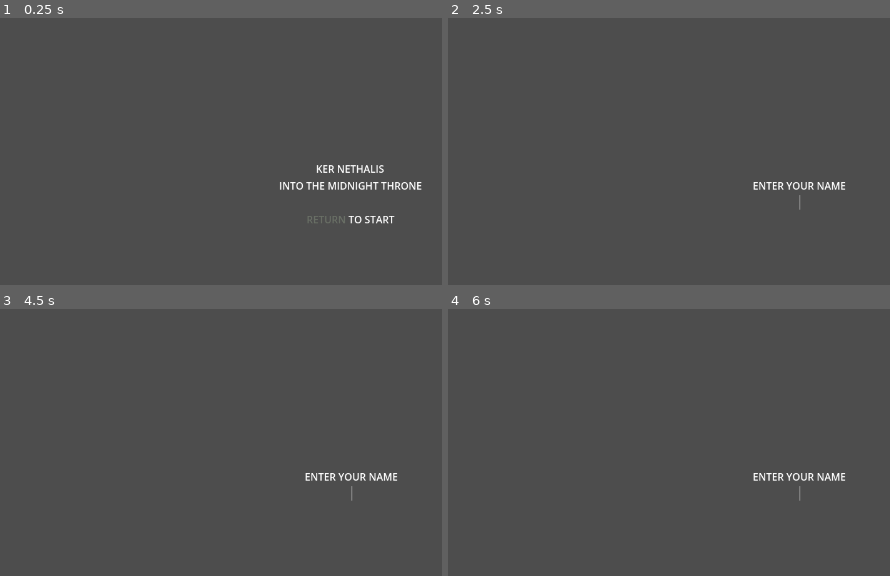
Above: before the commit, frames 1-4 (two rows, left to right).
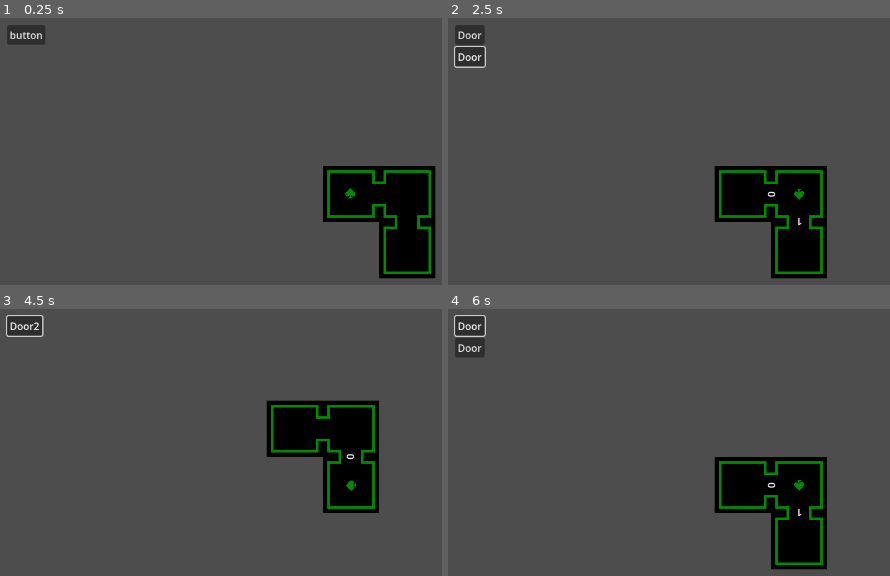
Above: after the commit, the same moments.

Repository: rainbowd-ash/ker_nethalas
Game: Godot game, scene res://dungeon/dungeon.tscn
Same seed, same stepped clock (60 frames per second), same inputs: the game is played once before the commit and once after it. Before the commit the project starts from res://character_creation/title.tscn.
Inputs (mouse positions are in pixels of both pictures, inside the frame that each line leads up to):
- Up to frame 1 (0.25 s): no input
- Up to frame 2 (2.5 s): click (474, 34) at 0.5 s, where only the run after the commit has a clickable "button"; tap Enter (ui_accept) at 1.25, 1.52, 2, 2.27 s; hold Up (ui_up) 1.28-2.03 s; hold Down (ui_down) from 2.03 s (still down)
- Up to frame 3 (4.5 s): release Down (ui_down) at 2.75 s; click (22, 325) at 2.75 s, where only the run after the commit has a clickable "Door"; click (22, 325) at 3.5 s, where only the run after the commit has a clickable "Door"; click (22, 349) at 4.25 s, where only the run after the commit has a clickable "Door"
- Up to frame 4 (6 s): click (474, 325) at 5 s, where only the run after the commit has a clickable "Door2"; tap Enter (ui_accept) at 5.75 s; hold Up (ui_up) from 5.78 s (still down)

The runs differ from the first frame. In frame 1, 8.8% of the frame differs, in the area x 1-99%, y 2-98%; in frame 2, 9.0%, in the area x 1-90%, y 2-98%; in frame 3, 8.7%; in frame 4, 9.0%.

Commit message:
dungeon partially implemented

Diff:
--- /dev/null
+++ b/dungeon/Door.gd
@@ -0,0 +1,10 @@
+extends Area2D
+class_name Door
+
+# return door node that is overlapping
+func get_paired_door():
+	if has_overlapping_areas():
+		return get_overlapping_areas()[0]
+
+func set_label(text : String):
+	$Label.set_text(text)
--- /dev/null
+++ b/dungeon/DungeonCamera.gd
@@ -0,0 +1,7 @@
+extends Camera2D
+class_name DungeonCamera
+
+@export var pawn : Node
+
+func _on_dungeon_moved_through_door():
+	set_global_position(pawn.get_global_position())
--- /dev/null
+++ b/dungeon/Room.gd
@@ -0,0 +1,11 @@
+extends Sprite2D
+class_name Room
+
+func get_doors():
+	var return_array = []
+	for child in get_children():
+		if child is Door:
+			# MAJOR ASSUMPTION ALERT
+			# A DOOR WILL ONLY EVER COLIDE WITH ONE OTHER DOOR????
+			return_array.push_back(child.get_paired_door())
+	return return_array
--- /dev/null
+++ b/dungeon/RoomButton.gd
@@ -0,0 +1,9 @@
+extends Button
+class_name RoomButton
+
+signal door_selected(door : Door)
+
+var door : Door
+
+func _on_pressed():
+	door_selected.emit(door)
--- /dev/null
+++ b/dungeon/RoomSelection.gd
@@ -0,0 +1,27 @@
+extends Control
+class_name RoomSelector
+
+@onready var dungeon = get_node("/root/Dungeon")
+@onready var room_button = load("res://dungeon/room_button.tscn")
+
+
+func update_selector():
+	for child in $VBoxContainer.get_children():
+		child.queue_free()
+	for door in dungeon.get_doors():
+		var button = room_button.instantiate()
+		button.door_selected.connect(_on_button_door_selected)
+		button.set_text(door.name)
+		button.door = door
+		$VBoxContainer.add_child(button)
+		button.grab_focus()
+
+func _on_dungeon_moved_through_door():
+	update_selector()
+
+func _on_button_door_selected(door : Door):
+	dungeon.move_through_door(door)
+
+
+func _on_timer_timeout():
+	update_selector()
--- /dev/null
+++ b/dungeon/door.tscn
@@ -0,0 +1,26 @@
+[gd_scene load_steps=3 format=3 uid="uid://bhnd0gvsy6ig1"]
+
+[ext_resource type="Script" path="res://dungeon/Door.gd" id="1_nydye"]
+
+[sub_resource type="RectangleShape2D" id="RectangleShape2D_dor5m"]
+
+[node name="Door" type="Area2D"]
+z_index = 10
+script = ExtResource("1_nydye")
+
+[node name="CollisionShape2D" type="CollisionShape2D" parent="."]
+shape = SubResource("RectangleShape2D_dor5m")
+
+[node name="Label" type="Label" parent="."]
+anchors_preset = 8
+anchor_left = 0.5
+anchor_top = 0.5
+anchor_right = 0.5
+anchor_bottom = 0.5
+offset_left = -20.0
+offset_top = -11.5
+offset_right = 20.0
+offset_bottom = 11.5
+grow_horizontal = 2
+grow_vertical = 2
+horizontal_alignment = 1
--- a/dungeon/dungeon.gd
+++ b/dungeon/dungeon.gd
@@ -1,9 +1,36 @@
 extends Node2D
 class_name Dungeon
 
-func enter_room(room : Node):
-	room.add_child(%Pawn)
+@export var pawn : Node
+signal moved_through_door
 
+
+func _unhandled_input(event):
+	if event.is_action_pressed("ui_down"):
+		%RoomSelector.update_selector()
+	if event.is_action_pressed("ui_up"):
+		print(get_doors())
+
+func current_room():
+	return pawn.get_parent()
+
+func move_through_door(door : Door):
+	door_labels(true)
+	pawn.reparent(door.get_parent(), false)
+	moved_through_door.emit()
+	door_labels()
+
+func get_doors():
+	return current_room().get_doors()
+
+func door_labels(clear : bool = false):
+	var doors = get_doors()
+	if clear:
+		for i in range(0,len(doors)):
+			doors[i].set_label("")
+		return
+	for i in range(0,len(doors)):
+		doors[i].set_label(str(i))
 
 func roll_tension():
 	pass
--- a/dungeon/dungeon.tscn
+++ b/dungeon/dungeon.tscn
@@ -1,40 +1,65 @@
-[gd_scene load_steps=3 format=3 uid="uid://dpwu21k1ya0ad"]
+[gd_scene load_steps=8 format=3 uid="uid://dpwu21k1ya0ad"]
 
 [ext_resource type="Script" path="res://dungeon/dungeon.gd" id="1_ec43u"]
-[ext_resource type="TileSet" uid="uid://dy6bwru7k8qu4" path="res://art/temp_tiles.tres" id="1_iynku"]
+[ext_resource type="Script" path="res://dungeon/DungeonCamera.gd" id="2_l2xxq"]
+[ext_resource type="PackedScene" uid="uid://cyiknnvjftrgq" path="res://dungeon/rooms/room1.tscn" id="2_uxbhp"]
+[ext_resource type="PackedScene" uid="uid://dl4askb15wpou" path="res://dungeon/rooms/room2.tscn" id="3_6eo3u"]
+[ext_resource type="PackedScene" uid="uid://cahehf8eg71en" path="res://dungeon/pawn.tscn" id="3_465da"]
+[ext_resource type="Script" path="res://dungeon/RoomSelection.gd" id="5_2xpbr"]
+[ext_resource type="PackedScene" uid="uid://c8ntfn6vafdpw" path="res://dungeon/room_button.tscn" id="7_ymtkp"]
 
-[node name="Dungeon" type="Node2D"]
+[node name="Dungeon" type="Node2D" node_paths=PackedStringArray("pawn")]
+position = Vector2(630, 360)
 script = ExtResource("1_ec43u")
+pawn = NodePath("Room1/Pawn")
 
-[node name="Room1" type="TileMap" parent="."]
-tile_set = ExtResource("1_iynku")
-format = 2
-layer_0/tile_data = PackedInt32Array(0, 0, 1, 1, 0, 1, 2, 0, 1, 65538, 0, 1, 131074, 0, 1, 196610, 0, 1, 196609, 0, 1, 196608, 0, 1, 131072, 0, 1, 65536, 0, 1, 65537, 0, 1, 131073, 0, 1)
+[node name="Camera" type="Camera2D" parent="." node_paths=PackedStringArray("pawn")]
+script = ExtResource("2_l2xxq")
+pawn = NodePath("../Room1/Pawn")
 
-[node name="Pawn" type="Node2D" parent="Room1"]
+[node name="Room1" parent="." instance=ExtResource("2_uxbhp")]
+rotation = -1.57079
+
+[node name="Pawn" parent="Room1" instance=ExtResource("3_465da")]
+rotation = 1.57079
+
+[node name="Room2" parent="." instance=ExtResource("3_6eo3u")]
+position = Vector2(90, 0)
+rotation = 1.57079
+
+[node name="Room3" parent="." instance=ExtResource("2_uxbhp")]
+position = Vector2(90, 90)
+rotation = 3.14159
+
+[node name="CanvasLayer" type="CanvasLayer" parent="."]
+
+[node name="RoomSelector" type="Control" parent="CanvasLayer"]
 unique_name_in_owner = true
+layout_mode = 3
+anchors_preset = 8
+anchor_left = 0.5
+anchor_top = 0.5
+anchor_right = 0.5
+anchor_bottom = 0.5
+offset_left = -550.0
+offset_top = -270.0
+offset_right = -550.0
+offset_bottom = -270.0
+grow_horizontal = 2
+grow_vertical = 2
+script = ExtResource("5_2xpbr")
 
-[node name="Corridor1" type="TileMap" parent="."]
-tile_set = ExtResource("1_iynku")
-format = 2
-layer_0/tile_data = PackedInt32Array(196607, 0, 0)
+[node name="VBoxContainer" type="VBoxContainer" parent="CanvasLayer/RoomSelector"]
+layout_mode = 0
+offset_right = 40.0
+offset_bottom = 40.0
 
-[node name="Corridor2" type="TileMap" parent="."]
-tile_set = ExtResource("1_iynku")
-format = 2
-layer_0/tile_data = PackedInt32Array(262145, 0, 0, 327681, 0, 0, 327680, 0, 0, 393215, 0, 0, 393217, 0, 0, 458753, 0, 0, 458752, 0, 0)
+[node name="RoomButton" parent="CanvasLayer/RoomSelector/VBoxContainer" instance=ExtResource("7_ymtkp")]
+layout_mode = 2
 
-[node name="Room2" type="TileMap" parent="."]
-tile_set = ExtResource("1_iynku")
-format = 2
-layer_0/tile_data = PackedInt32Array(131070, 0, 1, 196606, 0, 1, 131069, 0, 1, 131068, 0, 1, 196604, 0, 1, 65532, 0, 1, -4, 0, 1, -3, 0, 1, -2, 0, 1, 65534, 0, 1, 65533, 0, 1)
+[node name="Timer" type="Timer" parent="CanvasLayer/RoomSelector"]
+wait_time = 0.05
 
-[node name="Room3" type="TileMap" parent="."]
-tile_set = ExtResource("1_iynku")
-format = 2
-layer_0/tile_data = PackedInt32Array(262142, 0, 1, 262141, 0, 1, 262140, 0, 1, 196605, 0, 1, 327676, 0, 1, 393212, 0, 1, 393213, 0, 1, 393214, 0, 1, 327678, 0, 1, 327677, 0, 1)
-
-[node name="Room4" type="TileMap" parent="."]
-tile_set = ExtResource("1_iynku")
-format = 2
-layer_0/tile_data = PackedInt32Array(458749, 0, 1, 458750, 0, 1, 458751, 0, 1, 524287, 0, 1, 589823, 0, 1, 589822, 0, 1, 524286, 0, 1, 524285, 0, 1, 589821, 0, 1)
+[connection signal="moved_through_door" from="." to="Camera" method="_on_dungeon_moved_through_door"]
+[connection signal="moved_through_door" from="." to="CanvasLayer/RoomSelector" method="_on_dungeon_moved_through_door"]
+[connection signal="timeout" from="CanvasLayer/RoomSelector/Timer" to="CanvasLayer/RoomSelector" method="_on_timer_timeout"]
--- /dev/null
+++ b/dungeon/pawn.tscn
@@ -0,0 +1,8 @@
+[gd_scene load_steps=2 format=3 uid="uid://cahehf8eg71en"]
+
+[ext_resource type="Texture2D" uid="uid://cu8krp5s341t5" path="res://art/pawn.png" id="1_51unu"]
+
+[node name="Sprite2D" type="Sprite2D"]
+texture = ExtResource("1_51unu")
+region_enabled = true
+region_rect = Rect2(23, 23, 45, 45)
--- /dev/null
+++ b/dungeon/room_button.tscn
@@ -0,0 +1,9 @@
+[gd_scene load_steps=2 format=3 uid="uid://c8ntfn6vafdpw"]
+
+[ext_resource type="Script" path="res://dungeon/RoomButton.gd" id="1_fifk8"]
+
+[node name="RoomButton" type="Button"]
+text = "button"
+script = ExtResource("1_fifk8")
+
+[connection signal="pressed" from="." to="." method="_on_pressed"]
--- /dev/null
+++ b/dungeon/rooms/room1.tscn
@@ -0,0 +1,13 @@
+[gd_scene load_steps=4 format=3 uid="uid://cyiknnvjftrgq"]
+
+[ext_resource type="Texture2D" uid="uid://ocqje04exavs" path="res://art/room1.png" id="1_4qg4r"]
+[ext_resource type="Script" path="res://dungeon/Room.gd" id="2_0y873"]
+[ext_resource type="PackedScene" uid="uid://bhnd0gvsy6ig1" path="res://dungeon/door.tscn" id="2_madld"]
+
+[node name="Room1" type="Sprite2D"]
+texture = ExtResource("1_4qg4r")
+region_rect = Rect2(20, 20, 1060, 1060)
+script = ExtResource("2_0y873")
+
+[node name="Door" parent="." instance=ExtResource("2_madld")]
+position = Vector2(0, 45)
--- /dev/null
+++ b/dungeon/rooms/room2.tscn
@@ -0,0 +1,16 @@
+[gd_scene load_steps=4 format=3 uid="uid://dl4askb15wpou"]
+
+[ext_resource type="Texture2D" uid="uid://ccxklnttpmrc" path="res://art/room2.png" id="1_i8g1r"]
+[ext_resource type="Script" path="res://dungeon/Room.gd" id="2_8wdo8"]
+[ext_resource type="PackedScene" uid="uid://bhnd0gvsy6ig1" path="res://dungeon/door.tscn" id="2_d8hid"]
+
+[node name="Room1" type="Sprite2D"]
+texture = ExtResource("1_i8g1r")
+region_rect = Rect2(20, 20, 1060, 1060)
+script = ExtResource("2_8wdo8")
+
+[node name="Door" parent="." instance=ExtResource("2_d8hid")]
+position = Vector2(0, 45)
+
+[node name="Door2" parent="." instance=ExtResource("2_d8hid")]
+position = Vector2(45, 0)
--- a/project.godot
+++ b/project.godot
@@ -11,7 +11,7 @@
 [application]
 
 config/name="ker_nethalas"
-run/main_scene="res://character_creation/title.tscn"
+run/main_scene="res://dungeon/dungeon.tscn"
 config/features=PackedStringArray("4.2", "GL Compatibility")
 config/icon="res://icon.png"
 
Binary file added: art/corridor1.png
Not shown, added: art/corridor1.png.import
Binary file added: art/corridor2.png
Not shown, added: art/corridor2.png.import
Binary file added: art/corridor3.png
Not shown, added: art/corridor3.png.import
Binary file added: art/corridor5.png
Not shown, added: art/corridor5.png.import
Binary file added: art/pawn.png
Not shown, added: art/pawn.png.import
Binary file added: art/room1.png
Not shown, added: art/room1.png.import
(and 10 more such lines)
